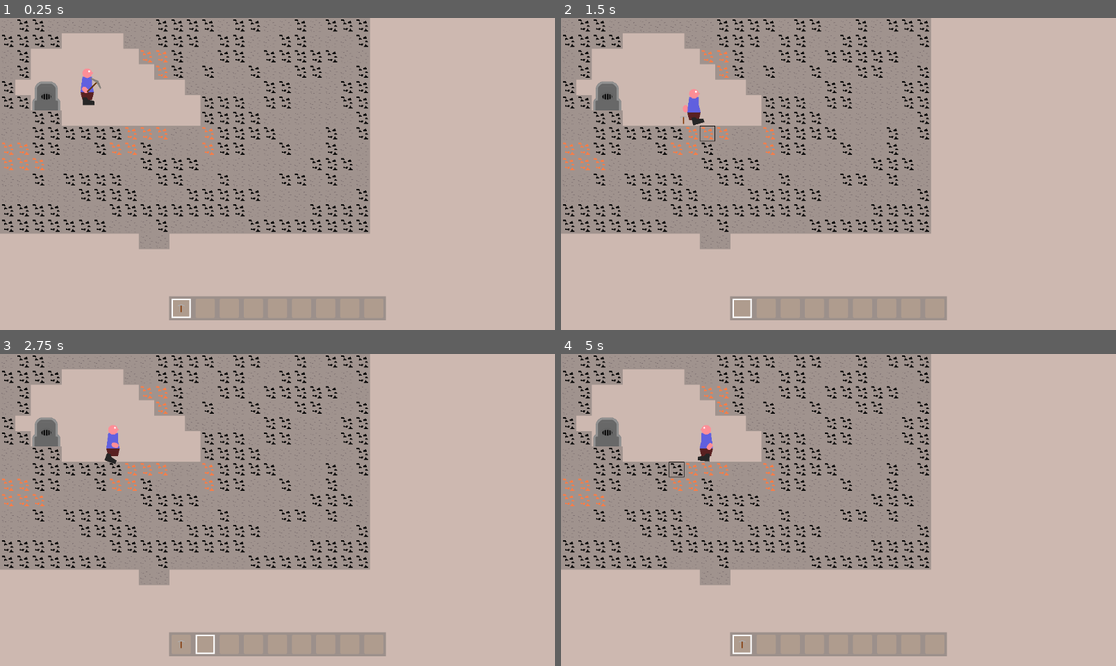
Above: before the commit, frames 1-4 (two rows, left to right).
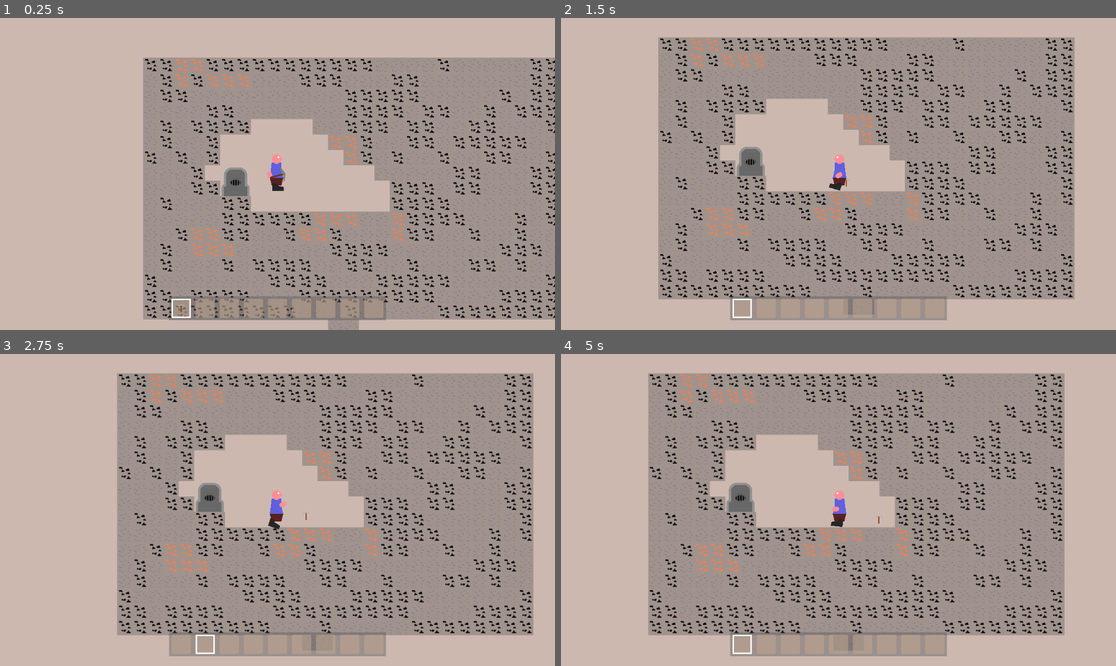
Above: after the commit, the same moments.

Repository: Griiimon/2D-Mining-Sandbox
Game: Godot game, scene res://scenes/game.tscn
Same seed, same stepped clock (60 frames per second), same inputs: the game is played once before the commit and once after it.
Inputs (mouse positions are in pixels of both pictures, inside the frame that each line leads up to):
- Up to frame 1 (0.25 s): no input
- Up to frame 2 (1.5 s): move the mouse to (960, 158) at 0.52 s; hold D (right) from 0.53 s (still down); tap X (drop_item) at 0.6 s; click (960, 158) at 0.67 s; tap Up (jump) at 0.77 s; move the mouse to (727, 189) at 1.27 s; tap F (interact) at 1.35 s
- Up to frame 3 (2.75 s): tap Up (jump) at 1.52 s; move the mouse to (333, 441) at 2.02 s; release D (right) at 2.03 s; hold A (left) from 2.03 s (still down); tap E (next_hotbar_item) at 2.1 s
- Up to frame 4 (5 s): move the mouse to (810, 572) at 2.77 s; release A (left) at 2.78 s; hold D (right) 2.78-4.28 s; tap Q (previous_hotbar_item) at 2.85 s; click (810, 572) at 2.92 s; tap Up (jump) at 3.02, 3.77, 4.52 s; move the mouse to (1005, 556) at 3.52 s; tap X (drop_item) at 3.6 s; move the mouse to (672, 463) at 4.27 s; hold A (left) from 4.28 s (still down); tap F (interact) at 4.35 s

The runs differ from the first frame. In frame 1, 66% of the frame differs, in the area x 0-100%, y 0-100%; in frame 2, 58%; in frame 3, 61%; in frame 4, 57%.

Commit message:
follow camera

Diff:
--- /dev/null
+++ b/scenes/camera.gd
@@ -0,0 +1,9 @@
+class_name Camera
+extends Camera2D
+
+@export var follow_node: Node2D
+
+
+func _process(delta):
+	if follow_node:
+		position= follow_node.global_position
--- a/scenes/game.tscn
+++ b/scenes/game.tscn
@@ -1,13 +1,44 @@
-[gd_scene load_steps=6 format=3 uid="uid://cdykicosk4xdy"]
+[gd_scene load_steps=13 format=3 uid="uid://cdykicosk4xdy"]
 
 [ext_resource type="Script" path="res://scripts/game.gd" id="1_blqru"]
 [ext_resource type="Script" path="res://scripts/world.gd" id="2_klfuq"]
+[ext_resource type="Texture2D" uid="uid://cscruo81ch07t" path="res://textures/blocks/coal.png" id="2_nx08w"]
 [ext_resource type="PackedScene" uid="uid://d4mufsk5s6ksm" path="res://scenes/player.tscn" id="2_pa4jp"]
+[ext_resource type="Texture2D" uid="uid://fqjuupebpt0x" path="res://textures/blocks/iron.png" id="3_7i0n1"]
 [ext_resource type="PackedScene" uid="uid://bvx4bb7jk0sr7" path="res://scenes/world_item.tscn" id="3_7kj0i"]
+[ext_resource type="Texture2D" uid="uid://dc3wjicuyfidk" path="res://textures/blocks/stone.png" id="4_n1jqi"]
+[ext_resource type="Script" path="res://scenes/camera.gd" id="5_jn5ho"]
+
+[sub_resource type="TileSetAtlasSource" id="TileSetAtlasSource_tc5ud"]
+texture = ExtResource("2_nx08w")
+texture_region_size = Vector2i(32, 32)
+0:0/0 = 0
+0:0/0/physics_layer_0/linear_velocity = Vector2(0, 0)
+0:0/0/physics_layer_0/angular_velocity = 0.0
+0:0/0/physics_layer_0/polygon_0/points = PackedVector2Array(-16, -16, 16, -16, 16, 16, -16, 16)
+
+[sub_resource type="TileSetAtlasSource" id="TileSetAtlasSource_m6310"]
+texture = ExtResource("3_7i0n1")
+texture_region_size = Vector2i(32, 32)
+0:0/0 = 0
+0:0/0/physics_layer_0/linear_velocity = Vector2(0, 0)
+0:0/0/physics_layer_0/angular_velocity = 0.0
+0:0/0/physics_layer_0/polygon_0/points = PackedVector2Array(-16, -16, 16, -16, 16, 16, -16, 16)
+
+[sub_resource type="TileSetAtlasSource" id="TileSetAtlasSource_vxjje"]
+texture = ExtResource("4_n1jqi")
+texture_region_size = Vector2i(32, 32)
+0:0/0 = 0
+0:0/0/physics_layer_0/linear_velocity = Vector2(0, 0)
+0:0/0/physics_layer_0/angular_velocity = 0.0
+0:0/0/physics_layer_0/polygon_0/points = PackedVector2Array(-16, -16, 16, -16, 16, 16, -16, 16)
 
 [sub_resource type="TileSet" id="TileSet_jywkn"]
 tile_size = Vector2i(32, 32)
 physics_layer_0/collision_layer = 1
+sources/0 = SubResource("TileSetAtlasSource_tc5ud")
+sources/1 = SubResource("TileSetAtlasSource_m6310")
+sources/2 = SubResource("TileSetAtlasSource_vxjje")
 
 [node name="Game" type="Node"]
 script = ExtResource("1_blqru")
@@ -21,3 +52,7 @@
 
 [node name="Player" parent="." instance=ExtResource("2_pa4jp")]
 position = Vector2(183, 113)
+
+[node name="Camera2D" type="Camera2D" parent="." node_paths=PackedStringArray("follow_node")]
+script = ExtResource("5_jn5ho")
+follow_node = NodePath("../Player")
